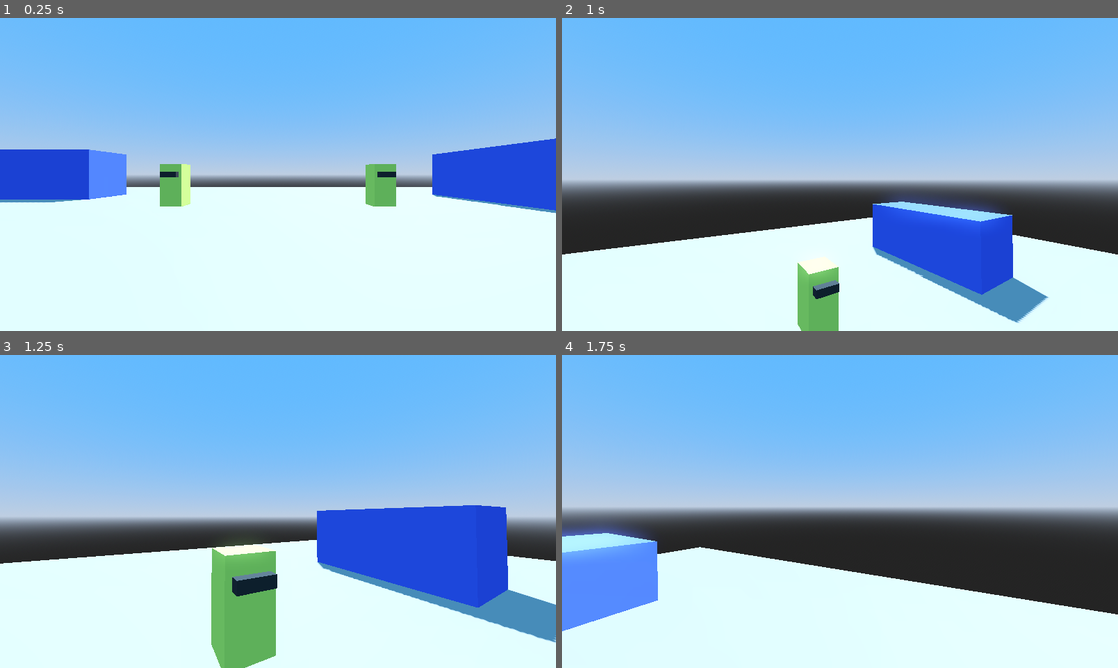
Above: before the commit, frames 1-4 (two rows, left to right).
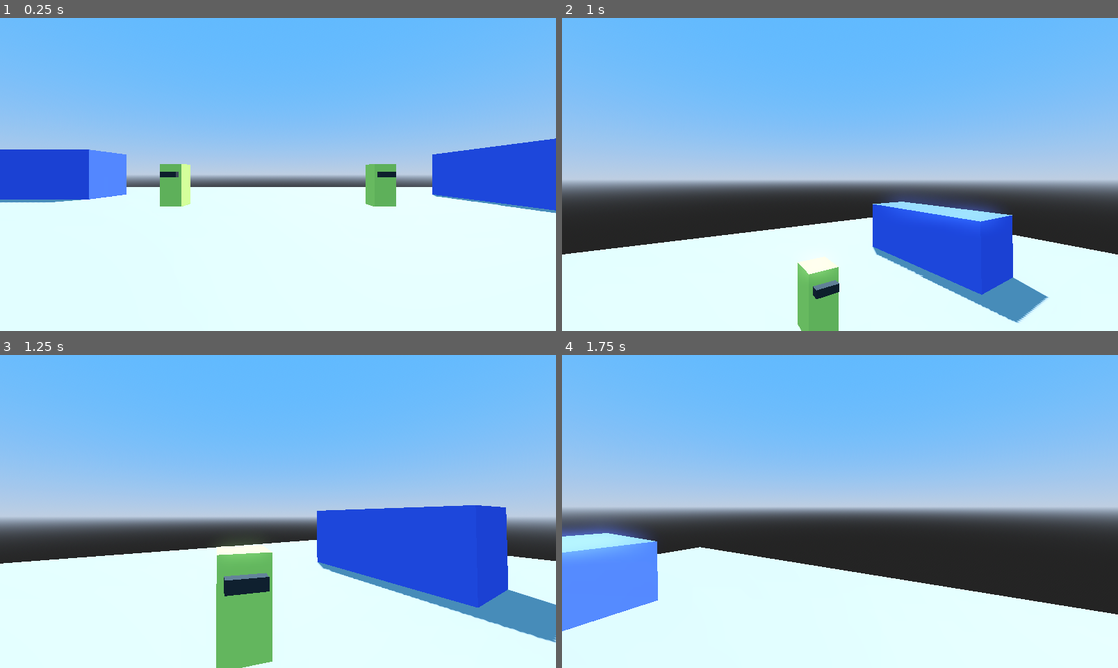
Above: after the commit, the same moments.

Repository: Skyvastern/the-aspiring-deva
Game: Godot game, scene res://main/main.tscn
Same seed, same stepped clock (60 frames per second), same inputs: the game is played once before the commit and once after it.
Inputs (mouse positions are in pixels of both pictures, inside the frame that each line leads up to):
- Up to frame 1 (0.25 s): no input
- Up to frame 2 (1 s): tap Enter at 0.5 s; move the mouse to (867, 174) at 0.52 s; hold W (forward) from 0.53 s (still down); tap E (interact) at 0.6 s; tap Space (jump) at 0.77 s
- Up to frame 3 (1.25 s): keep holding W (forward)
- Up to frame 4 (1.75 s): keep holding W (forward); move the mouse to (812, 511) at 1.27 s; tap X (close_interaction) at 1.35 s; tap Space (jump) at 1.52 s; tap E (interact) at 1.55 s

Frames 1-2 are identical in both runs. In frame 3, 0.8% of the frame differs, in the area x 38-50%, y 61-100%; in frame 4, nothing differs.

Commit message:
Make NPC rotate towards player when player is in its observation area

Diff:
--- a/frontend/main/npc/npc.gd
+++ b/frontend/main/npc/npc.gd
@@ -1,7 +1,7 @@
 extends CharacterBody3D
 class_name NPC
 
-@export var interact: NPC_Interact
+@export_group("Data")
 @export_multiline var background_story: String
 @export_enum(
 	"alloy",
@@ -11,3 +11,75 @@
 	"nova",
 	"shimmer"
 ) var voice: String = "onyx"
+
+@export_group("References")
+@export var interact: NPC_Interact
+@export var observation_area: Area3D
+
+var target: Node3D = null
+@onready var target_y_rotation: float = global_rotation.y
+@onready var rotate_speed: float = 0.1
+
+
+func _ready() -> void:
+	observation_area.body_entered.connect(_on_observ_area_body_entered)
+	observation_area.body_exited.connect(_on_observ_area_body_exited)
+
+
+func _physics_process(_delta: float) -> void:
+	if target:
+		_set_angle_towards_target()
+	else:
+		_set_angle_at_default_position()
+
+	_apply_rotation()
+
+
+func _set_angle_towards_target() -> void:
+	target_y_rotation = Global.get_angle_to_rotate_for_slerp(
+		global_transform,
+		target.global_transform.origin
+	)
+
+
+func _set_angle_at_default_position() -> void:
+	var current_y: float = rad_to_deg(abs(target_y_rotation))
+
+	# Idea is to have Enemy point straight in either of the 4 directions
+	# I'm sure there's a better way to find this out, but right now going with this approach
+	# BUG: This also hides the jitter issue (will look for solution to this later)
+	if current_y >= 0 and current_y < 45:
+		current_y = 0
+	elif current_y >= 45 and current_y < 90:
+		current_y = 90
+	elif current_y >= 90 and current_y < 135:
+		current_y = 90
+	elif current_y >= 135 and current_y < 180:
+		current_y = 180
+	elif current_y >= 180 and current_y < 225:
+		current_y = 180
+	elif current_y >= 225 and current_y < 270:
+		current_y = 270
+	elif current_y >= 270 and current_y < 315:
+		current_y = 270
+	elif current_y >= 315 and current_y < 360:
+		current_y = 360
+
+	current_y = deg_to_rad(current_y)
+	current_y *= -1 if target_y_rotation < 0 else 1
+	target_y_rotation = current_y
+
+
+func _apply_rotation() -> void:
+	var new_basis: Basis = Global.rotate_slerp(global_transform, target_y_rotation, rotate_speed)
+	global_transform.basis = new_basis
+
+
+func _on_observ_area_body_entered(body: Node3D) -> void:
+	if body is Player:
+		target = body
+
+
+func _on_observ_area_body_exited(body: Node3D) -> void:
+	if body is Player:
+		target = null
--- a/frontend/main/npc/npc.tscn
+++ b/frontend/main/npc/npc.tscn
@@ -17,10 +17,13 @@
 [sub_resource type="BoxShape3D" id="BoxShape3D_5wxcb"]
 size = Vector3(1, 2, 1)
 
-[node name="NPC" type="CharacterBody3D" node_paths=PackedStringArray("interact")]
+[sub_resource type="BoxShape3D" id="BoxShape3D_0xxy8"]
+size = Vector3(10, 3, 10)
+
+[node name="NPC" type="CharacterBody3D" node_paths=PackedStringArray("observation_area")]
 script = ExtResource("1_hyvfc")
-interact = NodePath("")
 background_story = "You are a helpful assistant."
+observation_area = NodePath("ObservationArea")
 
 [node name="Body" type="MeshInstance3D" parent="."]
 transform = Transform3D(1, 0, 0, 0, 1, 0, 0, 0, 1, 0, 1, 0)
@@ -37,3 +40,9 @@
 [node name="CollisionShape3D" type="CollisionShape3D" parent="."]
 transform = Transform3D(1, 0, 0, 0, 1, 0, 0, 0, 1, 0, 1, 0)
 shape = SubResource("BoxShape3D_5wxcb")
+
+[node name="ObservationArea" type="Area3D" parent="."]
+
+[node name="CollisionShape3D" type="CollisionShape3D" parent="ObservationArea"]
+transform = Transform3D(1, 0, 0, 0, 1, 0, 0, 0, 1, 0, 1.5, 0)
+shape = SubResource("BoxShape3D_0xxy8")
--- a/frontend/main/player/player.gd
+++ b/frontend/main/player/player.gd
@@ -1,4 +1,5 @@
 extends CharacterBody3D
+class_name Player
 
 @export var camera_3d: Camera3D
 @export var mouse_senstivity: float = 0.005
--- a/frontend/main/singletons/global/global.gd
+++ b/frontend/main/singletons/global/global.gd
@@ -35,3 +35,21 @@
 		new_scene.callv(fn_name, fn_args)
 
 	current_scene.queue_free()
+
+
+func get_angle_to_rotate_for_slerp(t: Transform3D, target: Vector3) -> float:
+	var towards: Vector3 = t.origin.direction_to(target)
+	return Vector3.FORWARD.signed_angle_to(towards, Vector3.UP)
+
+
+func rotate_slerp(t: Transform3D, angle: float, slerp_amount: float) -> Basis:
+	# Current Quat
+	var basis: Basis = t.basis.orthonormalized()
+	var start_quat: Quaternion = basis.get_rotation_quaternion()
+
+	# Target Quat
+	var target_quat: Quaternion = Quaternion(Vector3.UP, angle)
+
+	# Interpolate
+	var result_quat: Quaternion = start_quat.slerp(target_quat, slerp_amount)
+	return Basis(result_quat)
Not shown: 1 places in frontend/main/npc/npc.tscn that only renumber resources
